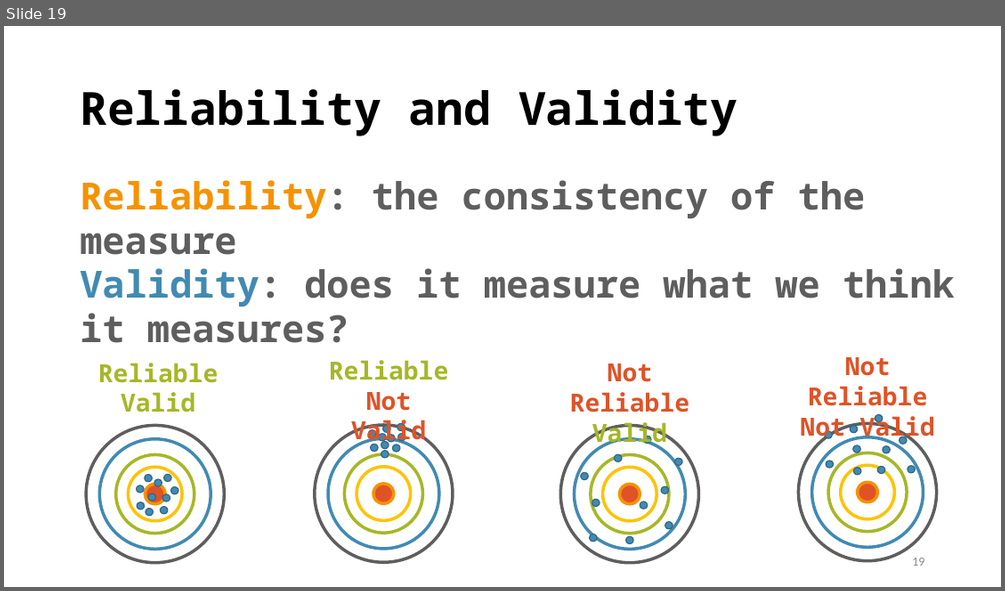
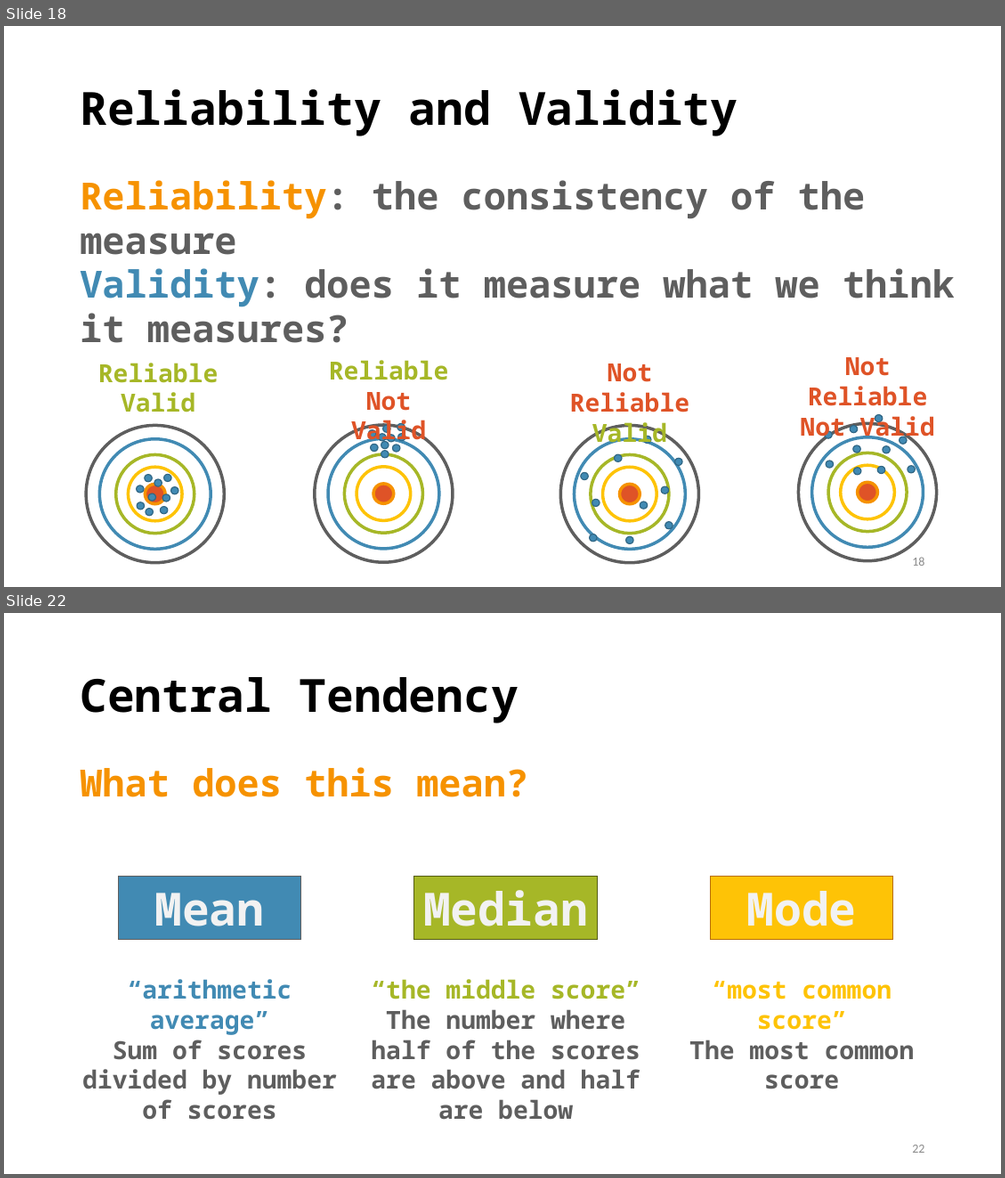
Before and after one commit to TysonStanley/EDU-6050, a slide deck: Slides/03_EDUC_6050_2018.pptx. Shown one above the other, each under a label of ours: slide 19 before the commit, slides 18 and 22 after it; the slides between them are not shown. The pictures are 1005x591 and 1005x1178 pixels, drawn with LibreOffice and Linux fonts; fonts in the diff are those of the drawing. Boxes give left, top, right and bottom in pixels: in the first picture for what was removed or moved away, otherwise in the second. Text is boxed around its words. In the diff, an @@ line names an element or a change of style, - is before the commit and + after.

```diff
--- a/Slides/03_EDUC_6050_2018.pptx
+++ b/Slides/03_EDUC_6050_2018.pptx
@@ slide 22 added at (4, 613, 1001, 1174), background #FFFFFF @@
@@ title added at (80, 677, 518, 723), 44 pt, text #000000, bold @@
+Central Tendency
@@ text added at (80, 767, 528, 797), 36 pt, text #F69200, bold @@
+What does this mean?
@@ rectangle added at (119, 876, 301, 939), fill #418AB3, outline #5E5E5E 0.75 pt, 44 pt, text #F2F2F2, bold @@
+Mean
@@ rectangle added at (414, 876, 598, 939), fill #A6B727, outline #535C14 0.75 pt, 44 pt, text #F2F2F2, bold @@
+Median
@@ rectangle added at (711, 876, 894, 939), fill #FEC306, outline #B86E00 0.75 pt, 44 pt, text #F2F2F2, bold @@
+Mode
@@ text added at (82, 979, 337, 1119), 24 pt, text #5E5E5E, bold @@
+“arithmetic average”
+Sum of scores divided by number of scores
@@ text added at (371, 979, 640, 1119), 24 pt, text #5E5E5E, bold @@
+“the middle score”
+The number where half of the scores are above and half are below
@@ text added at (689, 981, 914, 1089), 24 pt, text #5E5E5E, bold @@
+“most common score”
+The most common score
@@ page number added at (912, 1144, 924, 1152), 12 pt, text #8C8C8C @@
+22
@@ what was slide 19 is now slide 18 @@
@@ page number at (912, 556, 924, 565): text changed @@
-19
+18
```
Also in this commit, not shown: 1 slide changed, 21 other slides added, 2 slides removed, 9 other files.
